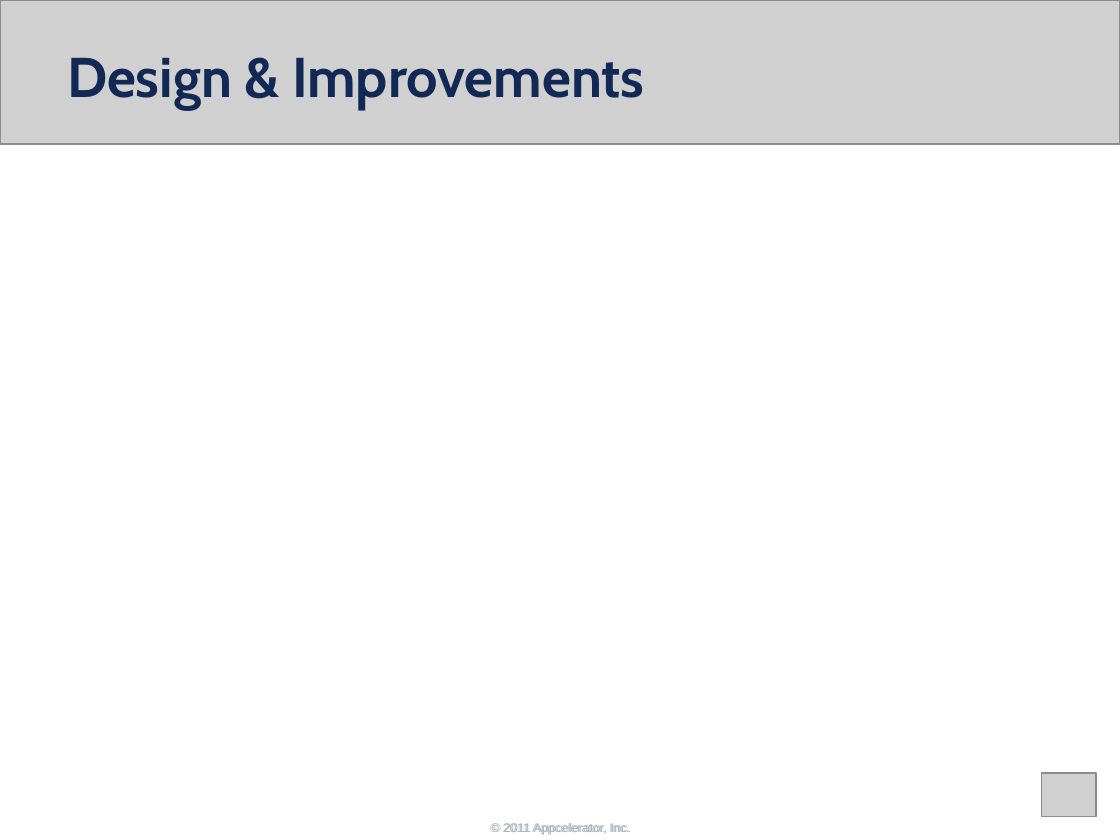
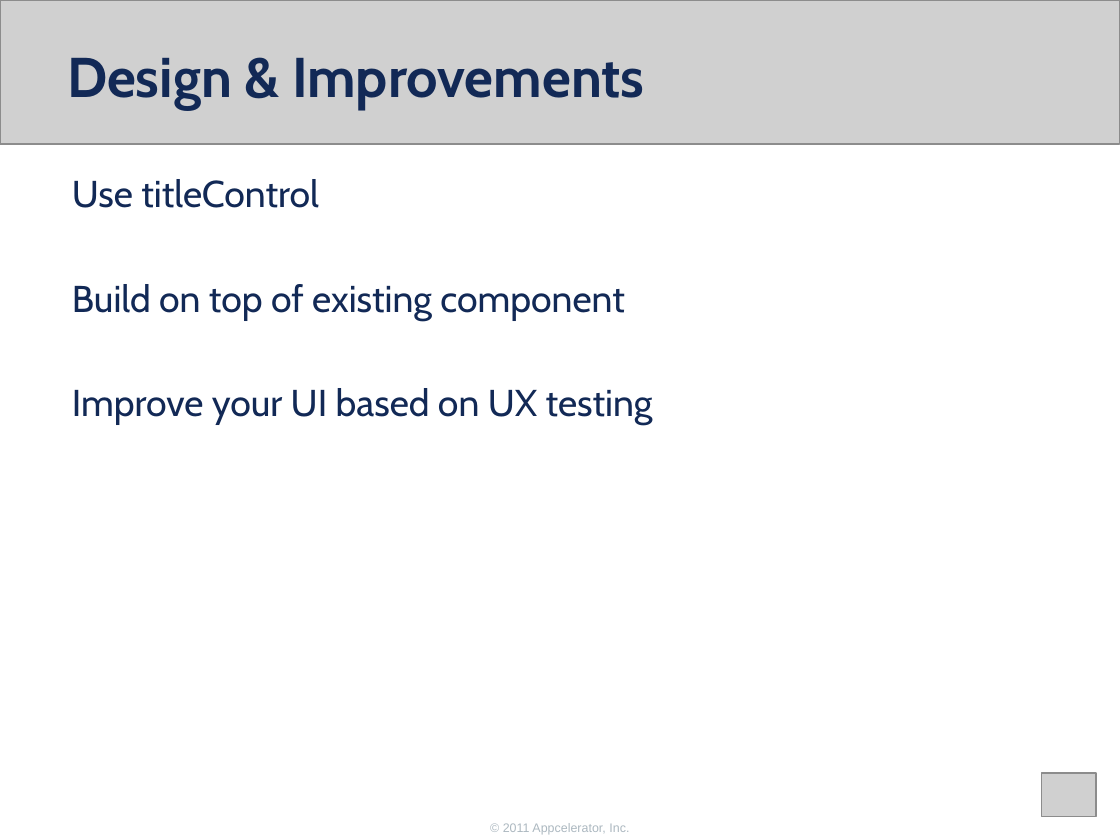
Before and after one commit to appcelerator-forks/appcelerator-training.tcmd_certification, a slide deck: slide 9 of 310/310.pptx. Drawn at 1120x840 pixels with LibreOffice and Linux fonts; fonts in the diff are those of the drawing; grey boxes stand for pictures; background and template pictures are left out. Boxes give left, top, right and bottom in pixels: in the first picture for what was removed or moved away, otherwise in the second. Text is boxed around its words. In the diff, an @@ line names an element or a change of style, - is before the commit and + after.

```diff
--- a/310/310.pptx
+++ b/310/310.pptx
@@ text added at [72,179,653,425], 24 pt, text #122956 @@
+Use titleControl
+Build on top of existing component
+Improve your UI based on UX testing
@@ text removed at [504,823,629,834] @@
-© 2011 Appcelerator, Inc.
```
Also in this commit, not shown: 11 other slides changed, 27 other files.
